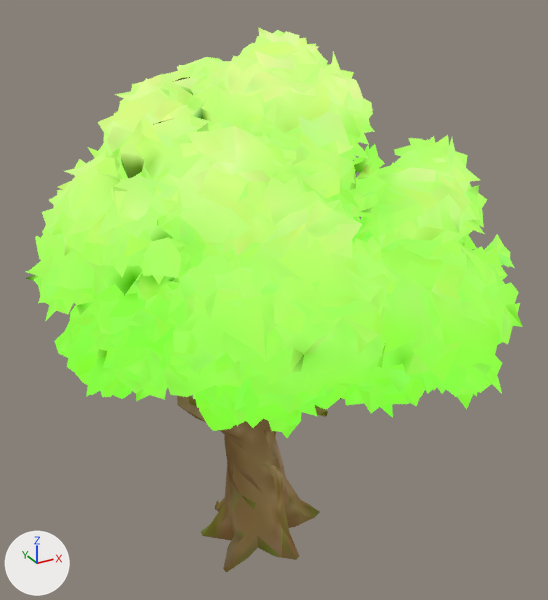
Before and after pictures for a commit that changed the glTF model island-editor/public/models/tree.glb.
Before and after are seen from a camera (50 mm lens) standing at (-1.005, -1.918, 1.848) and looking at (0.047, -0.005, 0.892). The lights are fixed; the arrows at lower left show +X, +Y and +Z. The older version comes first. Where no turn or scale is listed for an object, it has been applied to the vertices. Vertices at exactly the same position are counted once.

The first picture shows 'crown'.
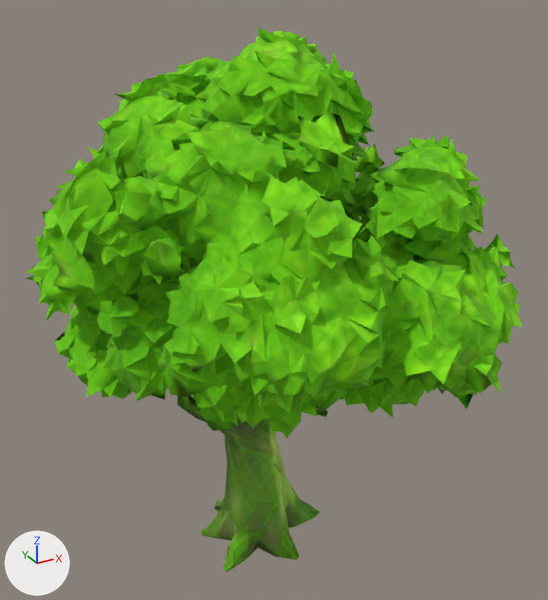
Where the change shows, as pixel boxes [x1, y1, x2, y2] in the pictures (548 x 600 px):
'crown', surface changed (darker)
    both: [26, 27, 523, 572]

What changed in the scene script:
```text
Add img_image_0:
    img_image_0 = load_image('Image_0', '_unpacked/Image_0', 512, 512, 'sRGB')
Change mat_tree_surface:
    remove # nodes: BsdfTransparent, Emission, LightPath, MixShader, OutputMaterial, TexImage
    remove # uses the picture img_texture
    nodes: BsdfPrincipled, OutputMaterial, TexImage
    uses the picture img_image_0
Change me_mesh_0:
    used by ob_crown; location = (0.0, 0.0, 0.85)
    remove me_mesh_0.from_pydata(...)  # 14602 vertices, 31365 faces; spans x -0.69..0.69, y -0.79..0.79, z -0.85..0.85
    add me_mesh_0.from_pydata(...)  # 14602 vertices, 31358 faces; spans x -0.69..0.69, y -0.79..0.79, z -0.85..0.85
    me_mesh_0 part 1: 31335 kept faces spanning x -0.69..0.69, y -0.79..0.79, z -0.85..0.85 get new texture (UV) coordinates
    edits to the shape of me_mesh_0 do not show in these pictures
```
